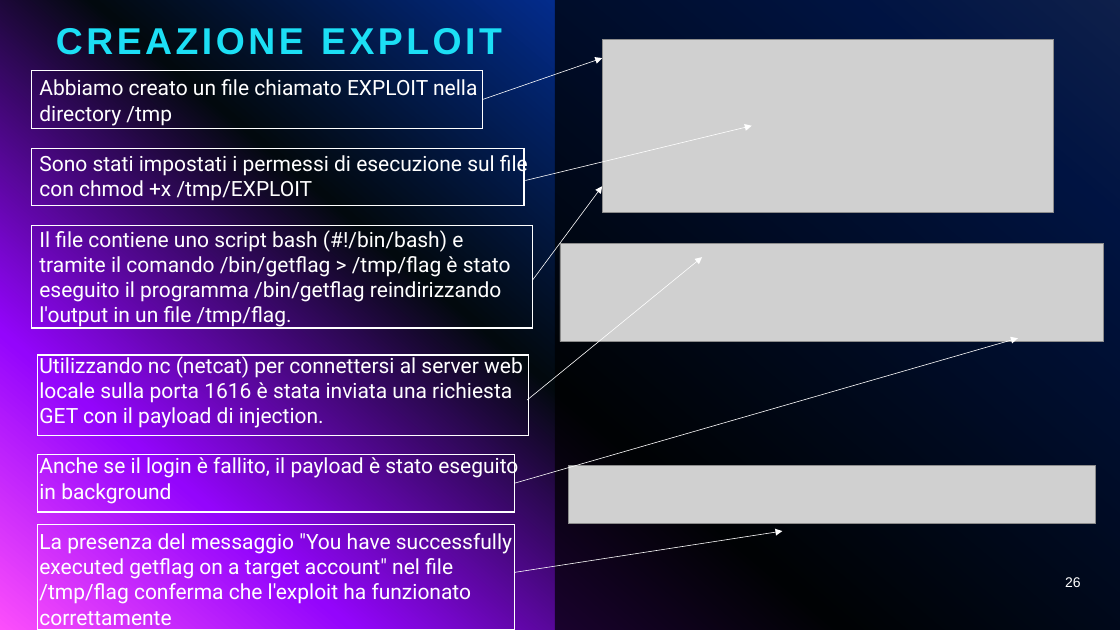
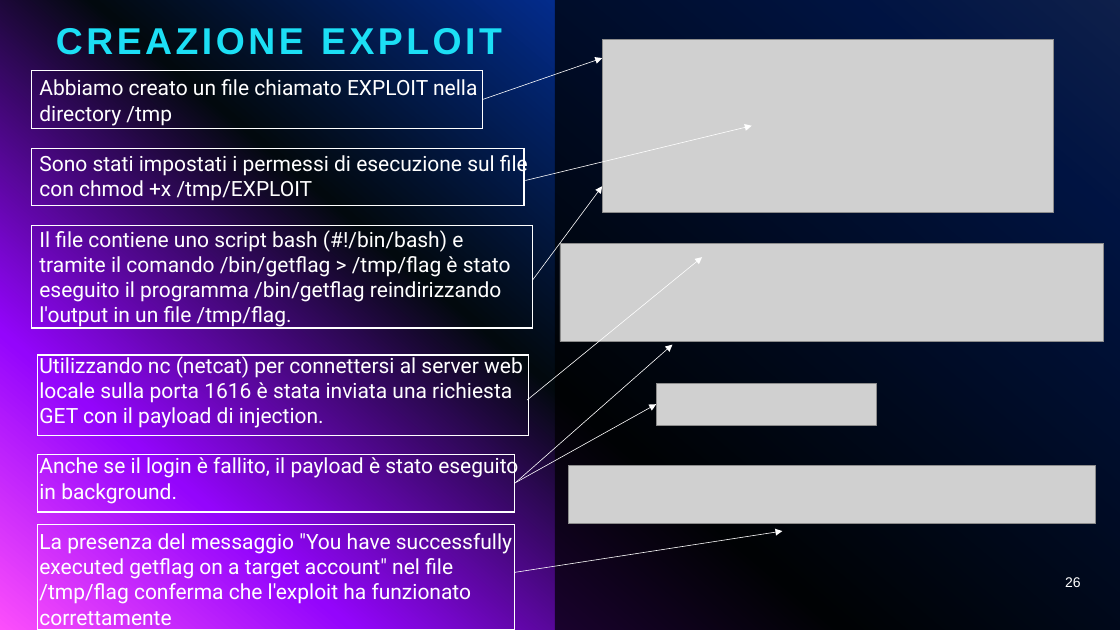
Before and after one commit to giorgiosiniscalchi/Nebula16-ITA, a slide deck: slide 26 of Presentazione Nebula16.pptx. Drawn at 1120x630 pixels with LibreOffice and Linux fonts; fonts in the diff are those of the drawing; grey boxes stand for pictures. Boxes give left, top, right and bottom in pixels: in the first picture for what was removed or moved away, otherwise in the second. Text is boxed around its words. In the diff, an @@ line names an element or a change of style, - is before the commit and + after.

```diff
--- a/Presentazione Nebula16.pptx
+++ b/Presentazione Nebula16.pptx
@@ arrow added from (517, 482) to (673, 344), #FFFFFF 0.5 pt @@
@@ picture added at (656,383,876,425) @@
@@ arrow moved from (515, 483) - (1018, 339) to (515, 483) - (656, 404) @@
@@ text at (39,454,518,504): text changed @@
-Anche se il login è fallito, il payload è stato eseguito in background
+Anche se il login è fallito, il payload è stato eseguito in background.
```
Also in this commit, not shown: 5 other slides changed.
